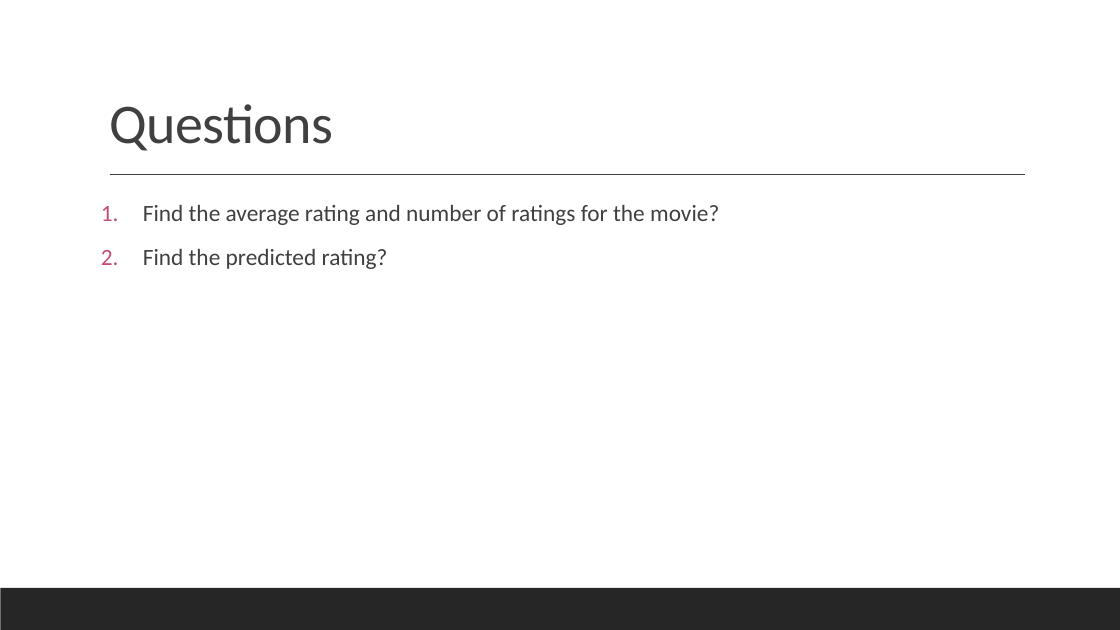
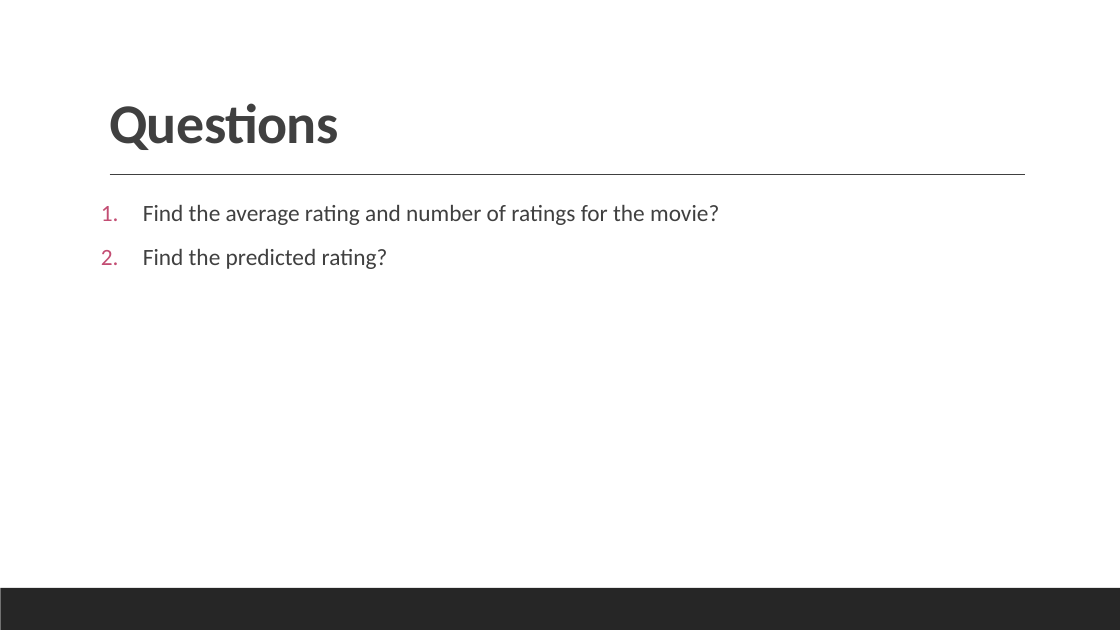
Before and after one commit to Data-Mining-Algorithms/Data-Mining-Algorithms, a slide deck: slide 8 of Data Mining presentation.pptx. Drawn at 1120x630 pixels with LibreOffice and Linux fonts; fonts in the diff are those of the drawing. Boxes give left, top, right and bottom in pixels: in the first picture for what was removed or moved away, otherwise in the second. Text is boxed around its words. In the diff, an @@ line names an element or a change of style, - is before the commit and + after.

```diff
--- a/Data Mining presentation.pptx
+++ b/Data Mining presentation.pptx
@@ title "Questions" at [109, 103, 338, 150]: bold on @@
```
Also in this commit, not shown: 8 other slides changed, 1 other file.
